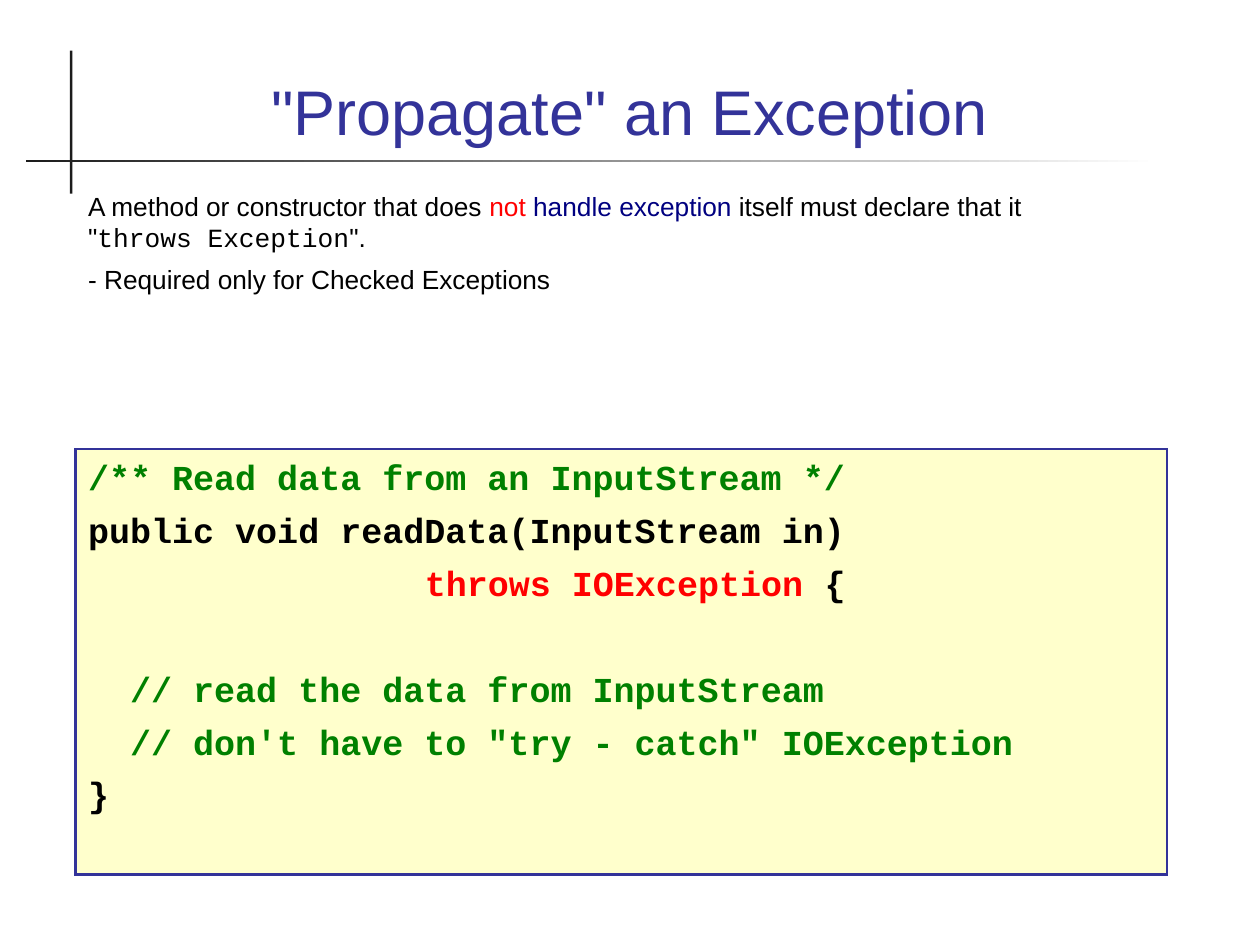
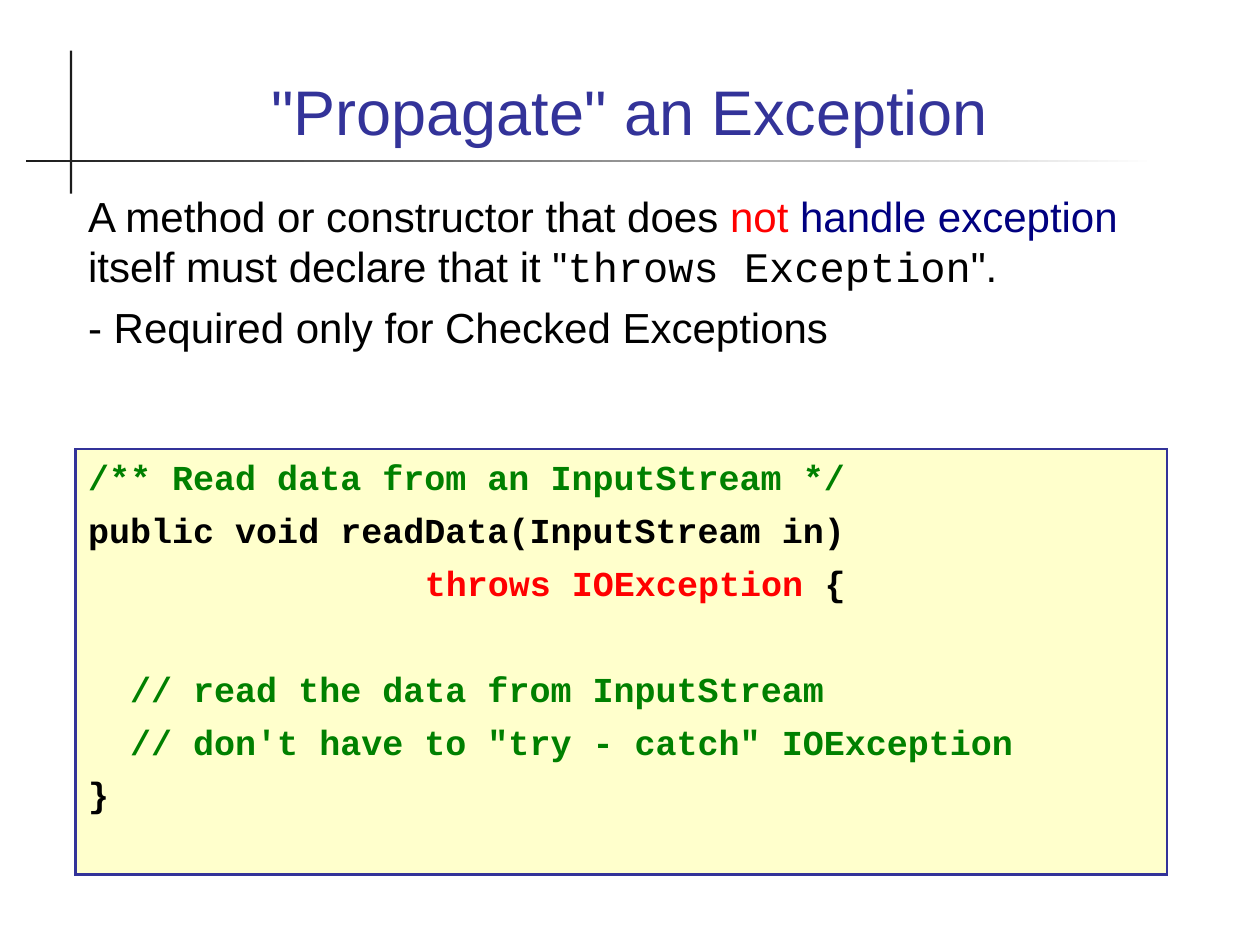
Before and after one commit to skeoop/skeoop.github.io, a slide deck: slide 17 of exceptions/Exceptions.ppt. Drawn at 1260x945 pixels with LibreOffice and Linux fonts; fonts in the diff are those of the drawing. Boxes give left, top, right and bottom in pixels: in the first picture for what was removed or moved away, otherwise in the second. Text is boxed around its words. In the diff, an @@ line names an element or a change of style, - is before the commit and + after.

Commit message:
update exceptions

```diff
--- a/exceptions/Exceptions.ppt
+++ b/exceptions/Exceptions.ppt
@@ text "A method or constructor that ..." at [88, 201, 1118, 351]: size 15 to 24 pt @@
```
Also in this commit, not shown: 2 other slides changed, 7 other files.
